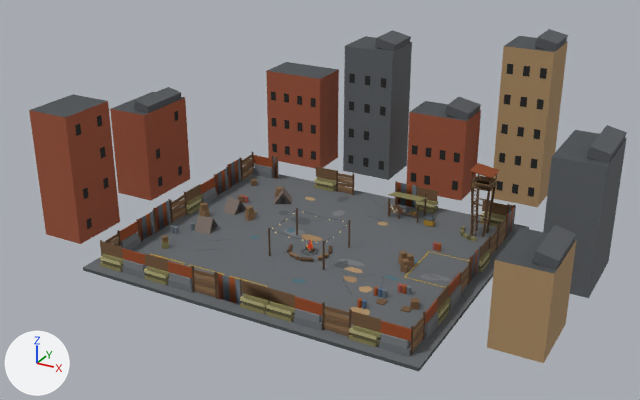
One commit to the OBJ model assets/source/lobby/Lobby_Hub.obj: the scene before it, then after it.
Camera for both pictures: a camera (50 mm lens) standing at (116.0, -208.6, 119.7) and looking at (-2.5, 6.9, 12.0). Lighting does not change. The marker at lower left points along +X, +Y and +Z. The first picture is the older version. Where no turn or scale is listed for an object, it has been applied to the vertices. Vertices at exactly the same position are counted once.

In view in the first picture: 'Lobby_Hub'.
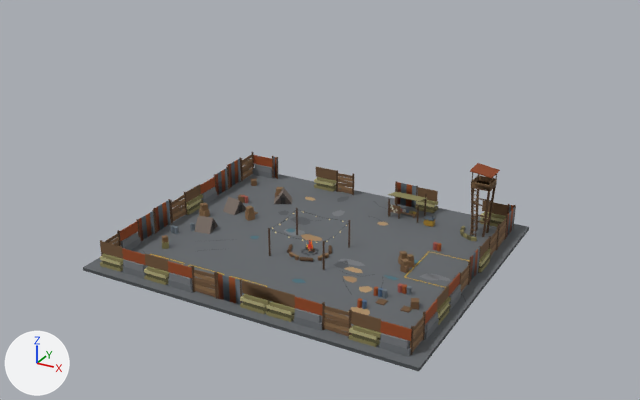
The change, as a diff of the scene's bpy script:
```diff
--- a/assets/source/lobby/Lobby_Hub.obj.py
+++ b/assets/source/lobby/Lobby_Hub.obj.py
@@ me_lobby_hub @@
 # used by ob_lobby_hub; location = (0.0, 0.0, 0.0)
-me_lobby_hub.from_pydata(...)  # 4153 vertices, 6101 faces; spans x -79.0..79.0, y -44.0..76.0, z -1.0..56.0
+me_lobby_hub.from_pydata(...)  # 3537 vertices, 5177 faces; spans x -54.0..52.0, y -44.0..44.0, z -1.0..22.0
+# me_lobby_hub part 1: 77 loose pieces with 616 vertices, spanning x -79.0..79.0, y -33.0..76.0, z 0.0..56.0, are deleted
 me_lobby_hub.materials.append(mat_t_palette_main)
```

What differs and where, as boxes (x1, y1, x2, y2) in the pictures (640 x 400 px):
'Lobby_Hub', reshaped (25% narrower, 36% shorter)
    before: (29, 29, 627, 371)
    after: (83, 152, 529, 371)
part 1 of me_lobby_hub, deleted
    before: (29, 29, 627, 363)
